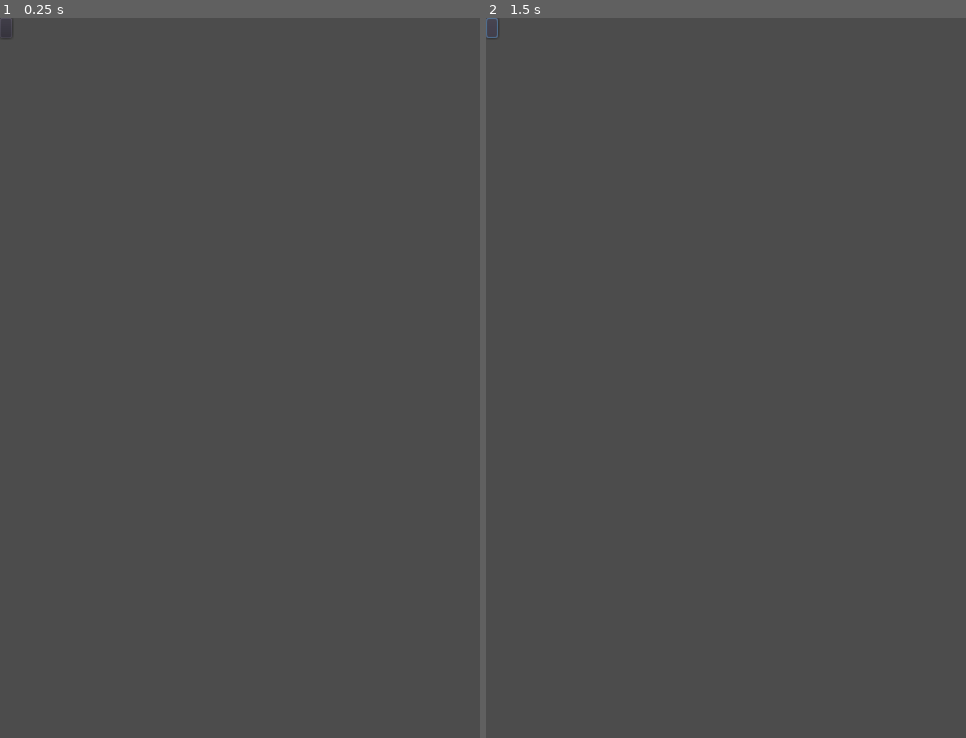
Above: before the commit, frames 1-2 (left to right).
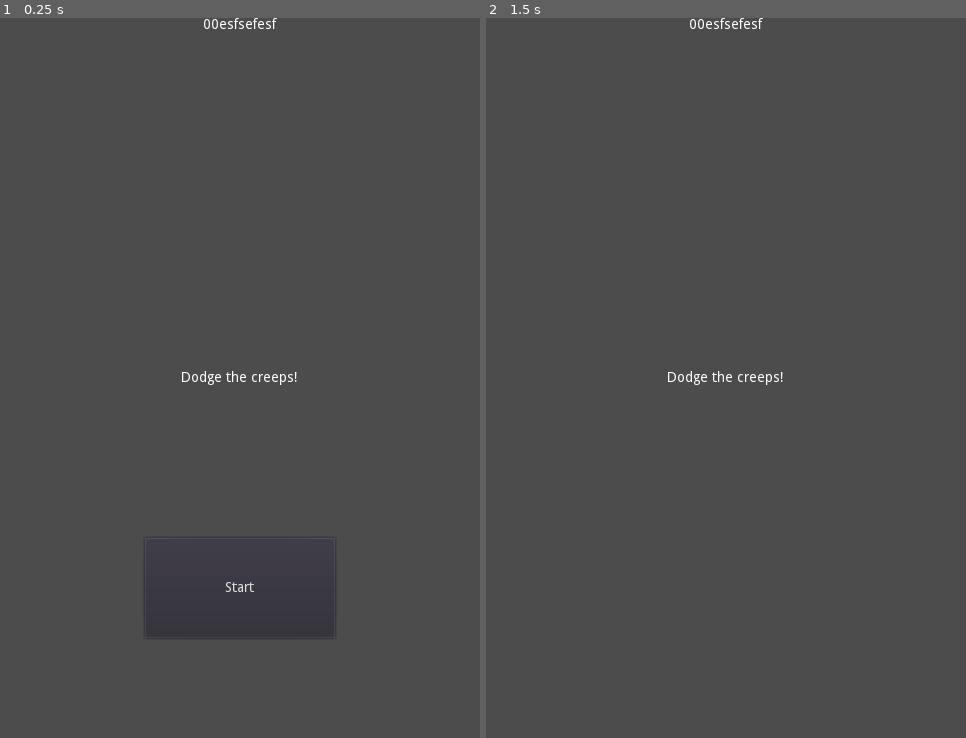
Above: after the commit, the same moments.

Repository: ltabis/godot-dodge-the-creeps
Game: Godot game, scene res://scenes/HUD.tscn
Two runs of this game, one before a commit and one after it. Both use one fixed random seed, a clock stepped at 60 frames per second and the inputs below. This scene is started directly instead of the project's main scene.
Inputs (mouse positions are in pixels of both pictures, inside the frame that each line leads up to; where the layout moved, square brackets give the same spot in the first picture):
- Up to frame 1 (0.25 s): no input
- Up to frame 2 (1.5 s): click (726, 586) [490, 25] at 0.5 s; click (490, 25) at 1.27 s

The runs differ from the first frame. In frame 1, 0.3% of the frame differs, in the area x 0-68%, y 0-86%; in frame 2, 0.3%.

Commit message:
:arrow_up: finished the HUD scene.

Diff:
--- /dev/null
+++ b/scenes/HUD.gd
@@ -0,0 +1,30 @@
+extends CanvasLayer
+
+signal start_game
+
+func show_message(text):
+	$Message.text = text
+	$Message.show()
+	$MessageTimer.start()
+
+func show_game_over():
+	show_message("Game Over")
+
+	yield($MessageTimer, "timeout")
+
+	$Message.text = "Dodge the creeps!"
+	$Message.show()
+
+	yield(get_tree().create_timer(1), "timeout")
+	$StartButton.show()
+
+func update_score(score):
+	$ScoreLabel.text = str(score)
+
+
+func _on_MessageTimer_timeout():
+	$Message.hide()
+
+func _on_StartButton_pressed():
+	$StartButton.hide()
+	emit_signal("start_game")
--- a/scenes/HUD.tscn
+++ b/scenes/HUD.tscn
@@ -1,26 +1,50 @@
-[gd_scene format=2]
+[gd_scene load_steps=2 format=2]
 
-[node name="CanvasLayer" type="CanvasLayer"]
+[ext_resource path="res://scenes/HUD.gd" type="Script" id=1]
 
-[node name="ScoreLable" type="Label" parent="."]
-margin_right = 40.0
+[node name="HUD" type="CanvasLayer"]
+script = ExtResource( 1 )
+
+[node name="ScoreLabel" type="Label" parent="."]
+anchor_right = 1.0
 margin_bottom = 14.0
+text = "00esfsefesf"
+align = 1
+valign = 1
 __meta__ = {
 "_edit_use_anchors_": false
 }
 
 [node name="Message" type="Label" parent="."]
-margin_right = 40.0
-margin_bottom = 14.0
+anchor_top = 0.5
+anchor_right = 1.0
+anchor_bottom = 0.5
+margin_top = -7.0
+margin_bottom = 7.0
+text = "Dodge the creeps!"
+align = 1
+valign = 1
+autowrap = true
 __meta__ = {
 "_edit_use_anchors_": false
 }
 
 [node name="StartButton" type="Button" parent="."]
-margin_right = 12.0
-margin_bottom = 20.0
+anchor_left = 0.5
+anchor_top = 1.0
+anchor_right = 0.5
+anchor_bottom = 1.0
+margin_left = -94.92
+margin_top = -200.0
+margin_right = 95.08
+margin_bottom = -100.0
+text = "Start"
 __meta__ = {
 "_edit_use_anchors_": false
 }
 
 [node name="MessageTimer" type="Timer" parent="."]
+wait_time = 2.0
+one_shot = true
+[connection signal="pressed" from="StartButton" to="." method="_on_StartButton_pressed"]
+[connection signal="timeout" from="MessageTimer" to="." method="_on_MessageTimer_timeout"]
